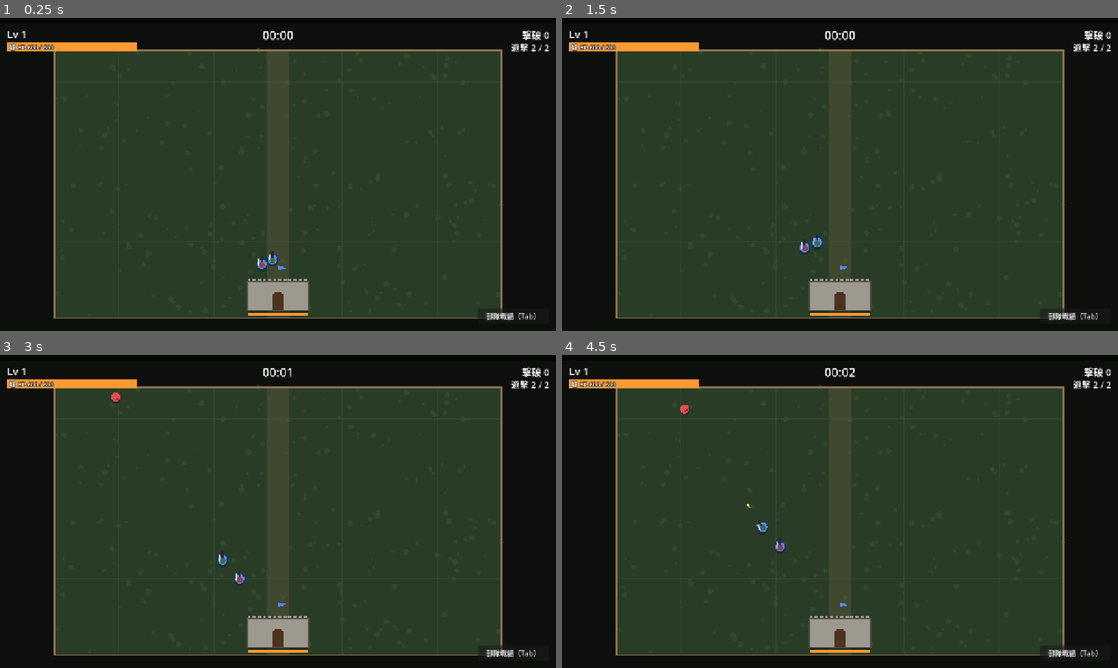
Above: before the commit, frames 1-4 (two rows, left to right).
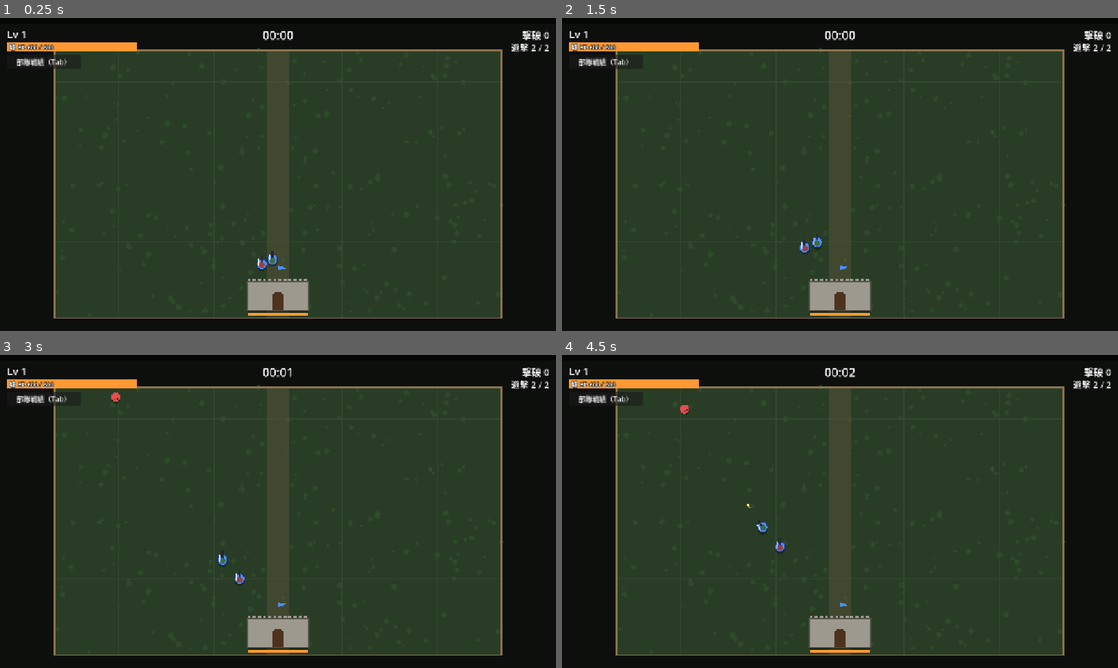
Above: after the commit, the same moments.

Repository: sukepuu/vgnfhusi4v3128904cmtu31
Game: Godot game, scene res://scenes/main.tscn
The game is run twice, just before and just after one commit, with the same random seed, the same clock (stepped at 60 frames per second) and the same inputs.
Inputs:
- Up to frame 1 (0.25 s): no input
- Up to frame 2 (1.5 s): click "部隊戦績（Tab）" at 0.5 s; click "閉じる（Tab）" at 1.25 s
- Up to frame 3 (3 s): click "部隊戦績（Tab）" at 2 s; click "閉じる（Tab）" at 2.75 s
- Up to frame 4 (4.5 s): click "部隊戦績（Tab）" at 3.5 s; click "閉じる（Tab）" at 4.25 s

The runs differ from the first frame. In frame 1, 0.3% of the frame differs, in the area x 3-97%, y 11-97%; in frame 2, 0.3%; in frame 3, 0.3%; in frame 4, 0.3%.

Commit message:
Move stats button under HP bar; rebalance trap/tower/catapult/ballista
- Stats button now sits right below the castle HP bar.
- Engineer traps x2 (bomb 200, pit 100), arrow tower x2 (24).
- Catapult and ballista damage x0.8 (48 / 96).

Co-Authored-By: Claude Opus 5.5 <noreply@anthropic.com>
Claude-Session: https://claude.ai/code/session_011NyugcHQ7VLrKVd7aaRyr2

Diff:
--- a/auto_soldier/scripts/castle.gd
+++ b/auto_soldier/scripts/castle.gd
@@ -16,7 +16,7 @@
 # --- 矢倉（自動で矢を撃つ）
 var tower_count := 0
 var tower_interval := 0.9
-var tower_damage := 12.0
+var tower_damage := 24.0
 var tower_range := 520.0
 var _tower_cds: Array = [0.0, 0.3, 0.6, 0.15]
 var _tower_aims: Array = [Vector2.UP, Vector2.UP, Vector2.UP, Vector2.UP]
@@ -34,14 +34,14 @@
 # --- 投石器（大砲より範囲が広いが、発射間隔が長い）。最大3台
 var catapult_level := 0
 var catapult_interval := 9.0
-var catapult_damage := 60.0
+var catapult_damage := 48.0
 var catapult_radius := 150.0
 var _catapult_cds: Array = [2.0, 5.0, 8.0]
 var _catapult_swings: Array = [0.0, 0.0, 0.0]
 # --- バリスタ（矢倉より発射間隔が長いが、高威力・射程無限・貫通無限）。最大3基
 var ballista_level := 0
 var ballista_interval := 4.0
-var ballista_damage := 120.0
+var ballista_damage := 96.0
 var _ballista_cds: Array = [1.0, 2.3, 3.6]
 var _ballista_aims: Array = [Vector2.UP, Vector2.UP, Vector2.UP]
 var _ballista_recoil: Array = [0.0, 0.0, 0.0]
--- a/auto_soldier/scripts/engineer_stats.gd
+++ b/auto_soldier/scripts/engineer_stats.gd
@@ -7,9 +7,9 @@
 var plant_time := 5.0
 
 # --- 罠
-var bomb_damage := 100.0
+var bomb_damage := 200.0
 var bomb_radius := 110.0
-var pit_damage := 50.0
+var pit_damage := 100.0
 var pit_radius := 90.0
 ## 敵がこの距離まで近づいたら作動開始
 var trigger_radius := 60.0
--- a/auto_soldier/scripts/hud.gd
+++ b/auto_soldier/scripts/hud.gd
@@ -78,15 +78,13 @@
 	_skills_label.vertical_alignment = VERTICAL_ALIGNMENT_BOTTOM
 	root.add_child(_skills_label)
 
-	# 部隊戦績ボタン（右下）
+	# 部隊戦績ボタン
 	var stats_btn := Button.new()
 	stats_btn.text = "部隊戦績（Tab）"
 	stats_btn.add_theme_font_size_override("font_size", 16)
-	stats_btn.set_anchors_preset(Control.PRESET_BOTTOM_RIGHT)
-	stats_btn.offset_left = -180
-	stats_btn.offset_top = -52
-	stats_btn.offset_right = -16
-	stats_btn.offset_bottom = -16
+	# 城のHPバーのすぐ下（左上）
+	stats_btn.position = Vector2(16, 84)
+	stats_btn.size = Vector2(170, 34)
 	stats_btn.focus_mode = Control.FOCUS_NONE
 	stats_btn.pressed.connect(func() -> void: game.toggle_stats())
 	root.add_child(stats_btn)
Not shown, changed: auto_soldier/README.md
